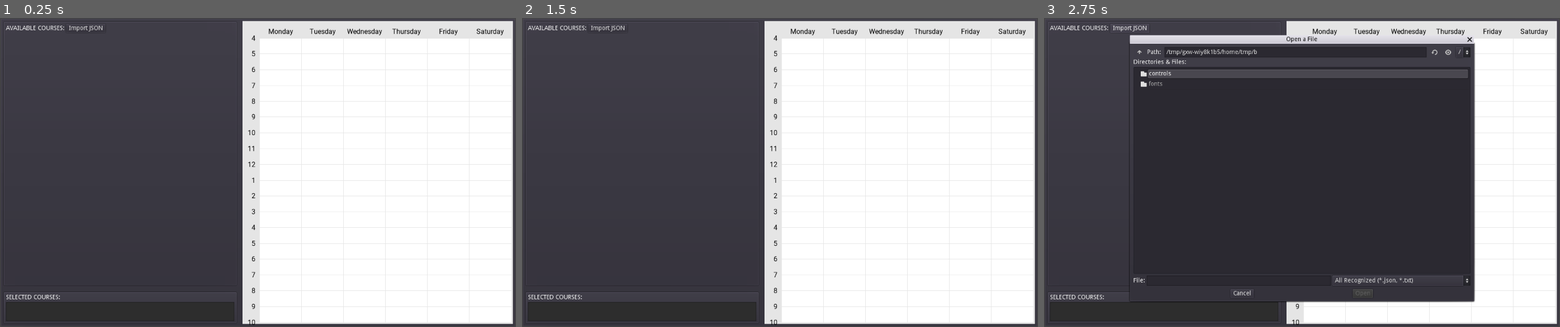
Above: before the commit, frames 1-3 (left to right).
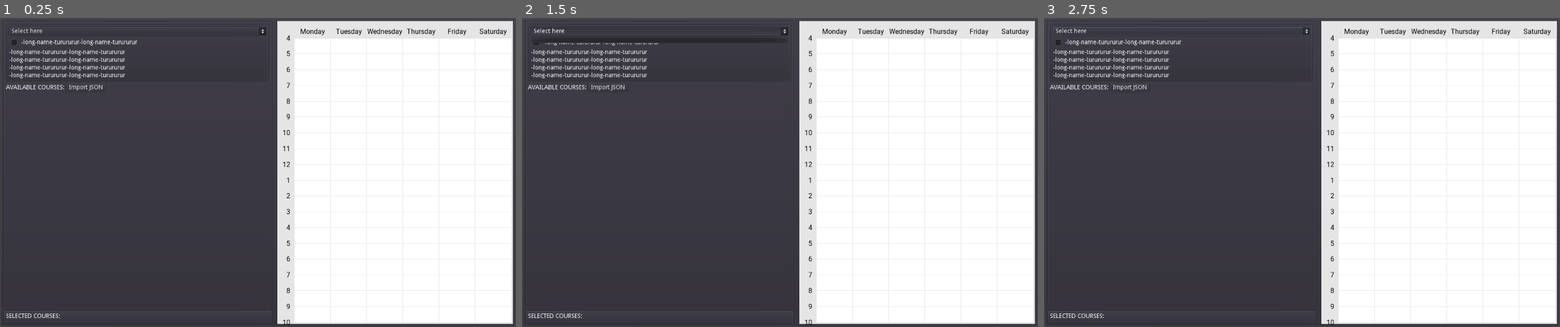
Above: after the commit, the same moments.

Repository: Woynert/course-mixer
Game: Godot game, scene res://main.tscn
The game is run twice, just before and just after one commit, with the same random seed, the same clock (stepped at 60 frames per second) and the same inputs.
Inputs (mouse positions are in pixels of both pictures, inside the frame that each line leads up to):
- Up to frame 1 (0.25 s): no input
- Up to frame 2 (1.5 s): click (661, 30) at 0.5 s, where only the run after the commit has a clickable "Select here"; click (537, 42) at 1.27 s
- Up to frame 3 (2.75 s): click "Import JSON" at 2 s

The runs differ from the first frame. In frame 1, 12% of the frame differs, in the area x 0-99%, y 0-100%; in frame 2, 12%; in frame 3, 31%.

Commit message:
chore: Properly type the external nodes

Diff:
--- a/godot-ui/draw.gd
+++ b/godot-ui/draw.gd
@@ -40,8 +40,9 @@
 
 var listitem = preload("res://controls/item.tscn")
 
-onready var itemContainer = $"%courseContainer"
-onready var selectedCoursesContainer = $"%selectedCoursesContainer"
+onready var courseContainer: VBoxContainer = $"%courseContainer"
+onready var selectedCourseContainer: TextEdit = $"%selectedCourseContainer"
+onready var categorySelection: OptionButton = $"%categorySelection"
 
 #colors
 var GRAY: Color = Color(.99,.99,.99,1)
@@ -195,8 +196,11 @@
 
 func genControls():
 
-
-	free_children(itemContainer as Node)
+	free_children(courseContainer as Node)
+
+	# fill optionbutton
+
+
 
 	var c  # child
 	var cb # checkbox
@@ -211,7 +215,7 @@
 		cb = c.get_node("HBoxContainer/CheckBox")
 		cb.connect("toggled", self, "checkboxToggleSignal", [i])
 
-		itemContainer.add_child(c)
+		courseContainer.add_child(c)
 
 func checkboxToggleSignal(buttonPressed, courseId: int):
 	activeCourses[courseId] = buttonPressed
@@ -222,13 +226,13 @@
 
 func showSelectedCourses():
 
-	selectedCoursesContainer.text = ""
+	selectedCourseContainer.text = ""
 
 	for i in range(courses.size()):
 
 		if (activeCourses[i]):
 			var c = courses[i]
-			selectedCoursesContainer.text += c.nrc + " " + c.name + "\n"
+			selectedCourseContainer.text += c.nrc + " " + c.name + "\n"
 
 func data() -> Array:
 
--- a/godot-ui/main.tscn
+++ b/godot-ui/main.tscn
@@ -19,25 +19,86 @@
 split_offset = 300
 
 [node name="VSplitContainer" type="VSplitContainer" parent="HSplitContainer"]
-margin_right = 545.0
+margin_right = 626.0
 margin_bottom = 706.0
 size_flags_vertical = 3
 split_offset = 580
 
 [node name="PanelContainer" type="PanelContainer" parent="HSplitContainer/VSplitContainer"]
-margin_right = 545.0
-margin_bottom = 618.0
+margin_right = 626.0
+margin_bottom = 662.0
 size_flags_stretch_ratio = 1.62
 
 [node name="VBoxContainer" type="VBoxContainer" parent="HSplitContainer/VSplitContainer/PanelContainer"]
 margin_left = 7.0
 margin_top = 7.0
-margin_right = 538.0
-margin_bottom = 611.0
+margin_right = 619.0
+margin_bottom = 655.0
+
+[node name="sampleCategory" type="PanelContainer" parent="HSplitContainer/VSplitContainer/PanelContainer/VBoxContainer"]
+margin_right = 612.0
+margin_bottom = 134.0
+
+[node name="VBoxContainer" type="VBoxContainer" parent="HSplitContainer/VSplitContainer/PanelContainer/VBoxContainer/sampleCategory"]
+margin_left = 7.0
+margin_top = 7.0
+margin_right = 605.0
+margin_bottom = 127.0
+
+[node name="categorySelection" type="OptionButton" parent="HSplitContainer/VSplitContainer/PanelContainer/VBoxContainer/sampleCategory/VBoxContainer"]
+unique_name_in_owner = true
+margin_right = 598.0
+margin_bottom = 20.0
+text = "Select here"
+
+[node name="toggle" type="HBoxContainer" parent="HSplitContainer/VSplitContainer/PanelContainer/VBoxContainer/sampleCategory/VBoxContainer"]
+margin_top = 24.0
+margin_right = 598.0
+margin_bottom = 48.0
+
+[node name="CheckBox" type="CheckBox" parent="HSplitContainer/VSplitContainer/PanelContainer/VBoxContainer/sampleCategory/VBoxContainer/toggle"]
+margin_right = 24.0
+margin_bottom = 24.0
+
+[node name="Label" type="Label" parent="HSplitContainer/VSplitContainer/PanelContainer/VBoxContainer/sampleCategory/VBoxContainer/toggle"]
+margin_left = 28.0
+margin_top = 5.0
+margin_right = 298.0
+margin_bottom = 19.0
+text = "-long-name-turururur-long-name-turururur"
+
+[node name="content" type="VBoxContainer" parent="HSplitContainer/VSplitContainer/PanelContainer/VBoxContainer/sampleCategory/VBoxContainer"]
+margin_top = 52.0
+margin_right = 598.0
+margin_bottom = 120.0
+
+[node name="Label2" type="Label" parent="HSplitContainer/VSplitContainer/PanelContainer/VBoxContainer/sampleCategory/VBoxContainer/content"]
+margin_right = 598.0
+margin_bottom = 14.0
+text = "-long-name-turururur-long-name-turururur"
+
+[node name="Label3" type="Label" parent="HSplitContainer/VSplitContainer/PanelContainer/VBoxContainer/sampleCategory/VBoxContainer/content"]
+margin_top = 18.0
+margin_right = 598.0
+margin_bottom = 32.0
+text = "-long-name-turururur-long-name-turururur"
+
+[node name="Label4" type="Label" parent="HSplitContainer/VSplitContainer/PanelContainer/VBoxContainer/sampleCategory/VBoxContainer/content"]
+margin_top = 36.0
+margin_right = 598.0
+margin_bottom = 50.0
+text = "-long-name-turururur-long-name-turururur"
+
+[node name="Label5" type="Label" parent="HSplitContainer/VSplitContainer/PanelContainer/VBoxContainer/sampleCategory/VBoxContainer/content"]
+margin_top = 54.0
+margin_right = 598.0
+margin_bottom = 68.0
+text = "-long-name-turururur-long-name-turururur"
 
 [node name="HBoxContainer" type="HBoxContainer" parent="HSplitContainer/VSplitContainer/PanelContainer/VBoxContainer"]
-margin_right = 531.0
-margin_bottom = 20.0
+margin_top = 138.0
+margin_right = 612.0
+margin_bottom = 158.0
 
 [node name="Label3" type="Label" parent="HSplitContainer/VSplitContainer/PanelContainer/VBoxContainer/HBoxContainer"]
 margin_top = 3.0
@@ -74,9 +135,9 @@
 dialog_autowrap = true
 
 [node name="ScrollContainer" type="ScrollContainer" parent="HSplitContainer/VSplitContainer/PanelContainer/VBoxContainer"]
-margin_top = 24.0
-margin_right = 531.0
-margin_bottom = 604.0
+margin_top = 162.0
+margin_right = 612.0
+margin_bottom = 648.0
 size_flags_horizontal = 3
 size_flags_vertical = 3
 
@@ -86,33 +147,33 @@
 unique_name_in_owner = true
 
 [node name="PanelContainer2" type="PanelContainer" parent="HSplitContainer/VSplitContainer"]
-margin_top = 630.0
-margin_right = 545.0
+margin_top = 674.0
+margin_right = 626.0
 margin_bottom = 706.0
 size_flags_stretch_ratio = 8.48
 
 [node name="VBoxContainer" type="VBoxContainer" parent="HSplitContainer/VSplitContainer/PanelContainer2"]
 margin_left = 7.0
 margin_top = 7.0
-margin_right = 538.0
-margin_bottom = 69.0
+margin_right = 619.0
+margin_bottom = 25.0
 
 [node name="Label" type="Label" parent="HSplitContainer/VSplitContainer/PanelContainer2/VBoxContainer"]
-margin_right = 531.0
+margin_right = 612.0
 margin_bottom = 14.0
 text = "SELECTED COURSES:"
 
 [node name="selectedCoursesContainer" type="TextEdit" parent="HSplitContainer/VSplitContainer/PanelContainer2/VBoxContainer"]
 unique_name_in_owner = true
 margin_top = 18.0
-margin_right = 531.0
-margin_bottom = 62.0
+margin_right = 612.0
+margin_bottom = 18.0
 size_flags_horizontal = 3
 size_flags_vertical = 3
 readonly = true
 
 [node name="PanelContainer" type="PanelContainer" parent="HSplitContainer"]
-margin_left = 557.0
+margin_left = 638.0
 margin_right = 1186.0
 margin_bottom = 706.0
 script = ExtResource( 2 )
